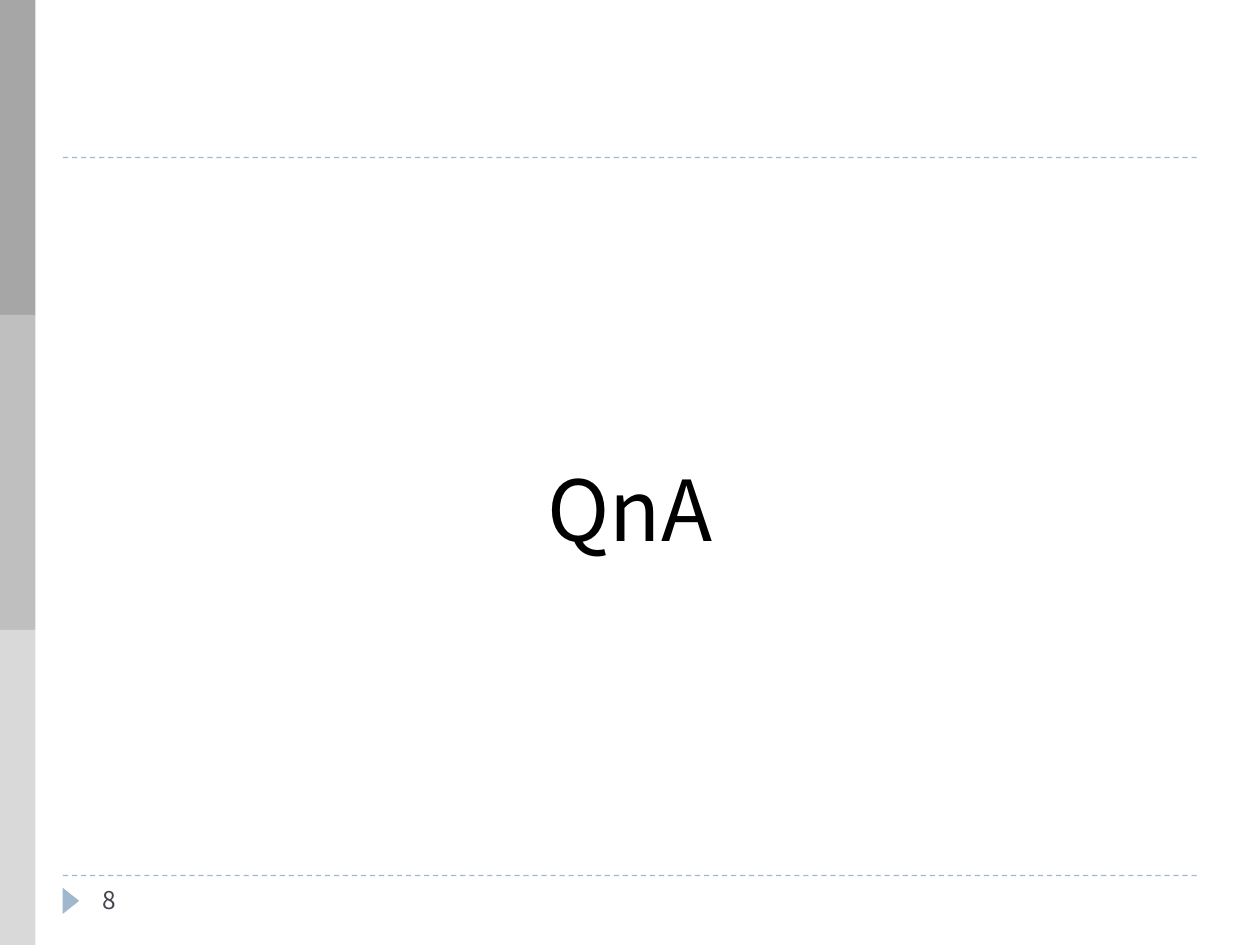
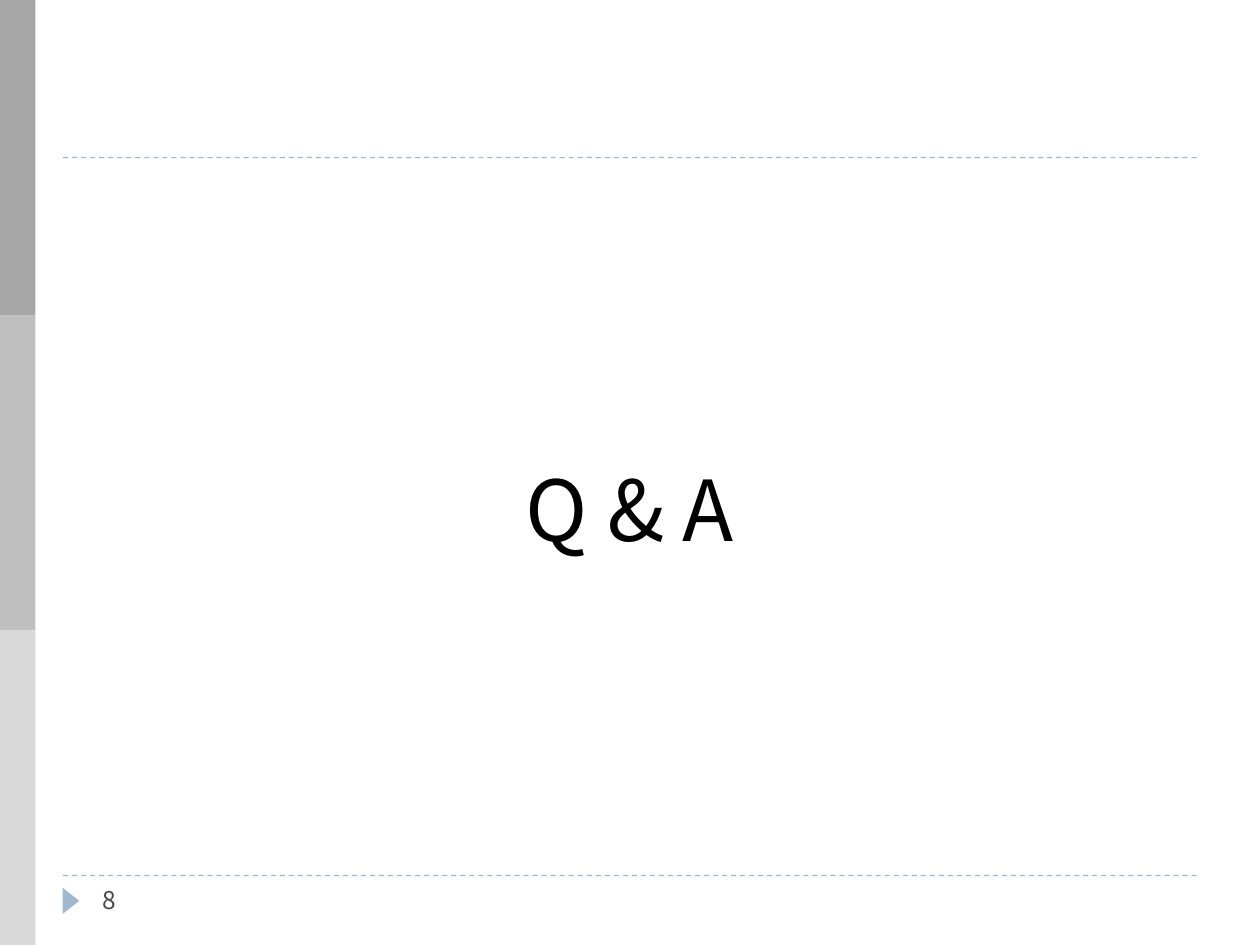
Before and after one commit to clacis91/2017_2_embedded, a slide deck: slide 8 of embedded_presentation.pptx. Drawn at 1260x945 pixels with LibreOffice and Linux fonts; fonts in the diff are those of the drawing; background and template pictures are left out. Boxes give left, top, right and bottom in pixels: in the first picture for what was removed or moved away, otherwise in the second. Text is boxed around its words. In the diff, an @@ line names an element or a change of style, - is before the commit and + after.

```diff
--- a/embedded_presentation.pptx
+++ b/embedded_presentation.pptx
@@ text at <box>526,478,734,557</box>: text changed @@
-QnA
+Q & A
```
Also in this commit, not shown: 6 other slides changed.
